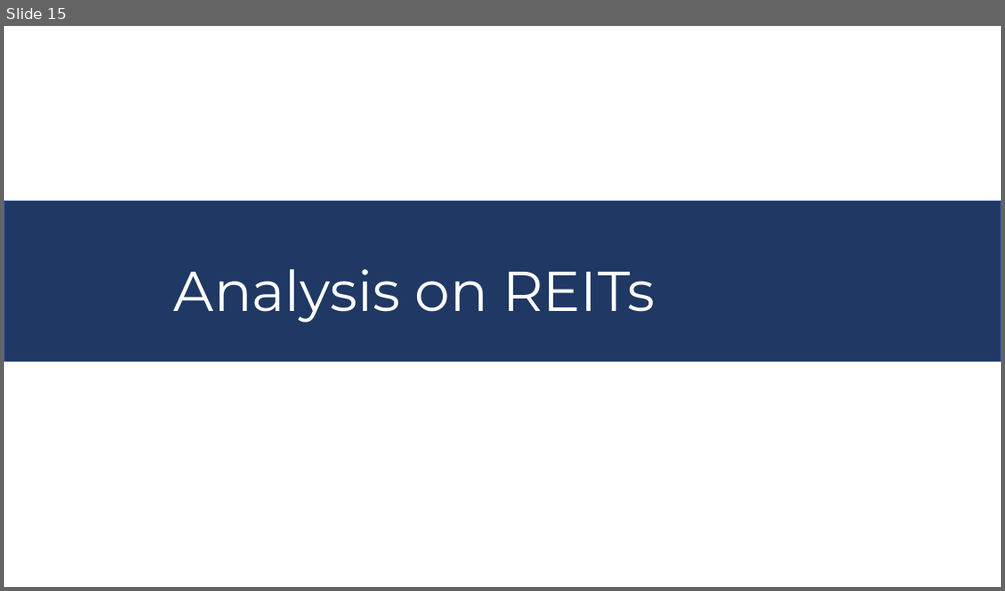
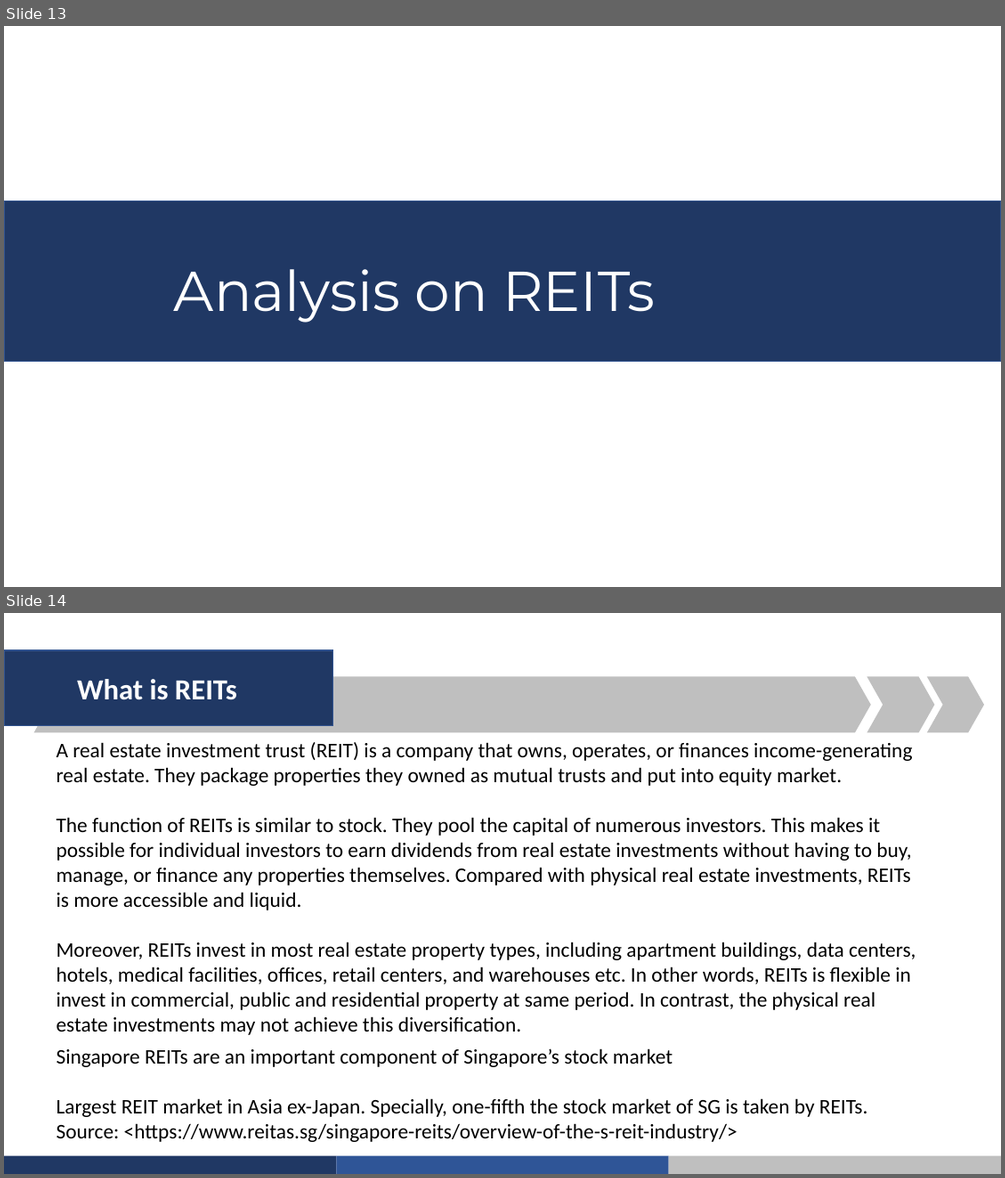
Before and after one commit to Wuvist/sgx3000, a slide deck: Group 2 Presentation.pptx. Shown one above the other, each under a label of ours: slide 15 before the commit, slides 13 and 14 after it. The pictures are 1005x591 and 1005x1178 pixels, drawn with LibreOffice and Linux fonts; fonts in the diff are those of the drawing. Boxes give left, top, right and bottom in pixels: in the first picture for what was removed or moved away, otherwise in the second. Text is boxed around its words. In the diff, an @@ line names an element or a change of style, - is before the commit and + after.

```diff
--- a/Group 2 Presentation.pptx
+++ b/Group 2 Presentation.pptx
@@ slide 14 added at <box>4,613,1001,1174</box>, background #CAEACE @@
@@ rectangle added at <box>4,650,333,726</box>, fill #203864, outline #325491 1 pt, 28 pt, text #CAEACE, bold @@
+What is REITs
@@ chevron added at <box>34,676,871,732</box>, fill #7CCB86 @@
@@ chevron added at <box>867,676,934,732</box>, fill #7CCB86 @@
@@ chevron added at <box>927,676,984,732</box>, fill #7CCB86 @@
@@ text added at <box>57,742,915,1035</box>, 20 pt, text #000000 @@
+A real estate investment trust (REIT) is a company that owns, operates, or finances income-generating real estate. They package properties they owned as mutual trusts and put into equity market.
+The function of REITs is similar to stock. They pool the capital of numerous investors. This makes it possible for individual investors to earn dividends from real estate investments without having to buy, manage, or finance any properties themselves. Compared with physical real estate investments, REITs is more accessible and liquid.
+Moreover, REITs invest in most real estate property types, including apartment buildings, data centers, hotels, medical facilities, offices, retail centers, and warehouses etc. In other words, REITs is flexible in invest in commercial, public and residential property at same period. In contrast, the physical real estate investments may not achieve this diversification.
@@ text added at <box>57,1048,868,1142</box>, 20 pt, text #000000 @@
+Singapore REITs are an important component of Singapore’s stock market
+Largest REIT market in Asia ex-Japan. Specially, one-fifth the stock market of SG is taken by REITs.
+Source: <https://www.reitas.sg/singapore-reits/overview-of-the-s-reit-industry/>
@@ freeform shape added at <box>4,1156,336,1174</box>, fill #203864 @@
@@ freeform shape added at <box>336,1156,668,1174</box>, fill #2F5597 @@
@@ freeform shape added at <box>669,1156,1001,1174</box>, fill #7CCB86 @@
@@ what was slide 15 is now slide 13 @@
```
Also in this commit, not shown: 2 slides changed, 17 other slides added, 15 slides removed.
